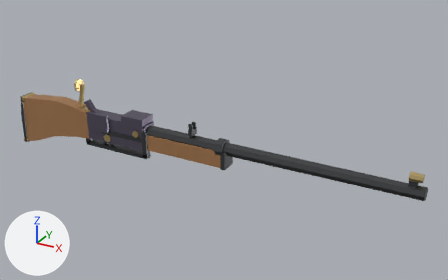
One commit to the glTF model src/episode2/extras/armory/sharps_1874.glb: the scene before it, then after it.
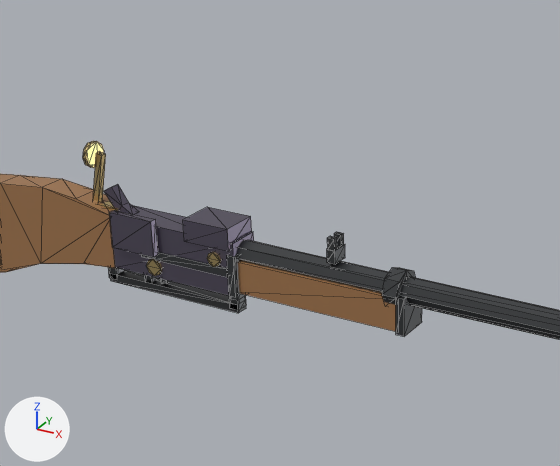
There are two pictures of each version: one whole from a 50 mm camera at (1.044, -1.289, 0.694) aimed at (0.313, 0.041, 0.029), one close up on the part from 8% to 66% of the width and 5% to 82% of the height. The lights are fixed; the arrows at lower left show +X, +Y and +Z. The last two pictures show the newer version. The close-ups show mesh edges as thin lines. Where no turn or scale is listed for an object, it has been applied to the vertices. Vertices at exactly the same position are counted once.

Objects in the first close-up: 'Sharps1874_geo'.
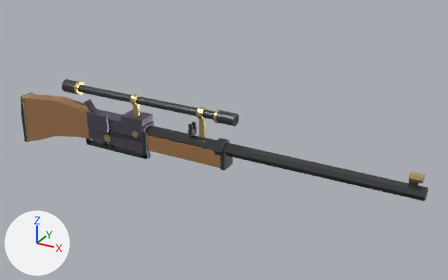
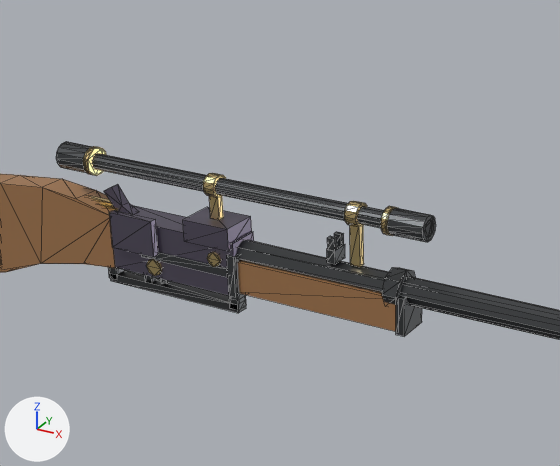
Location of each change, [x1, y1, x2, y2] in pixels of the close-ups (560 x 466 px):
part 1 of me_sharps1874_mesh, added: after [92, 153, 434, 238]
part 2 of me_sharps1874_mesh, added: after [56, 141, 92, 173]
part 3 of me_sharps1874_mesh, added: after [387, 208, 436, 242]
part 4 of me_sharps1874_mesh, added (mostly hidden): after [90, 196, 113, 206]
part 5 of me_sharps1874_mesh, added: after [83, 146, 106, 176]
part 6 of me_sharps1874_mesh, added: after [381, 206, 397, 236]
part 7 of me_sharps1874_mesh, added: after [203, 173, 226, 198]
part 8 of me_sharps1874_mesh, added: after [209, 196, 223, 220]
part 9 of me_sharps1874_mesh, added: after [344, 201, 367, 227]
part 10 of me_sharps1874_mesh, added: after [350, 225, 364, 267]
part 11 of me_sharps1874_mesh, deleted: before [83, 141, 104, 168]
part 12 of me_sharps1874_mesh, deleted: before [93, 152, 106, 202]

The change, as a diff of the scene's bpy script:
```diff
--- a/src/episode2/extras/armory/sharps_1874.glb.py
+++ b/src/episode2/extras/armory/sharps_1874.glb.py
@@ me_sharps1874_mesh @@
 # used by ob_sharps1874_geo; location = (0.0, 0.0, 0.0)
-me_sharps1874_mesh.from_pydata(...)  # 326 vertices, 528 faces; spans x -0.368..0.85, y -0.032..0.026, z -0.096..0.138
+me_sharps1874_mesh.from_pydata(...)  # 510 vertices, 864 faces; spans x -0.368..0.85, y -0.032..0.026, z -0.096..0.131
+# me_sharps1874_mesh part 1: a new loose piece, a 14-sided cylinder along x spanning x -0.19..0.37, y -0.011..0.011, z 0.101..0.123, in mat_gunsteel (dark grey #555759)
+# me_sharps1874_mesh part 2: a new loose piece, a 14-sided cylinder along x spanning x -0.19..-0.14, y -0.019..0.019, z 0.094..0.13, in mat_gunsteel (dark grey #555759)
+# me_sharps1874_mesh part 3: a new loose piece, a 14-sided cylinder along x spanning x 0.32..0.37, y -0.017..0.017, z 0.096..0.128, in mat_gunsteel (dark grey #555759)
+# me_sharps1874_mesh part 4: a new loose piece, a box spanning x -0.187..-0.113, y -0.004..0.004, z 0.052..0.058, in mat_brass (yellow #ddc489)
+# me_sharps1874_mesh part 5: a new loose piece, a 14-sided cylinder along x spanning x -0.142..-0.134, y -0.0195..0.0195, z 0.093..0.131, in mat_brass (yellow #ddc489)
+# me_sharps1874_mesh part 6: a new loose piece, a 14-sided cylinder along x spanning x 0.314..0.322, y -0.0175..0.0175, z 0.0949..0.1291, in mat_brass (yellow #ddc489)
+# me_sharps1874_mesh part 7: a new loose piece, a 12-sided cylinder along x spanning x 0.052..0.068, y -0.015..0.015, z 0.097..0.127, in mat_brass (yellow #ddc489)
+# me_sharps1874_mesh part 8: a new loose piece, a box spanning x 0.053..0.067, y -0.0045..0.0045, z 0.067..0.101, in mat_brass (yellow #ddc489)
+# me_sharps1874_mesh part 9: a new loose piece, a 12-sided cylinder along x spanning x 0.262..0.278, y -0.015..0.015, z 0.097..0.127, in mat_brass (yellow #ddc489)
+# me_sharps1874_mesh part 10: a new loose piece, a box spanning x 0.263..0.277, y -0.0045..0.0045, z 0.045..0.101, in mat_brass (yellow #ddc489)
+# me_sharps1874_mesh part 11: the loose piece of 20 vertices spanning x -0.143..-0.137, y -0.018..0.018, z 0.104..0.138 is deleted
+# me_sharps1874_mesh part 12: the loose piece of 8 vertices spanning x -0.146..-0.122, y -0.004..0.004, z 0.051..0.125 is deleted
 me_sharps1874_mesh.materials.append(mat_gunwood)
```
